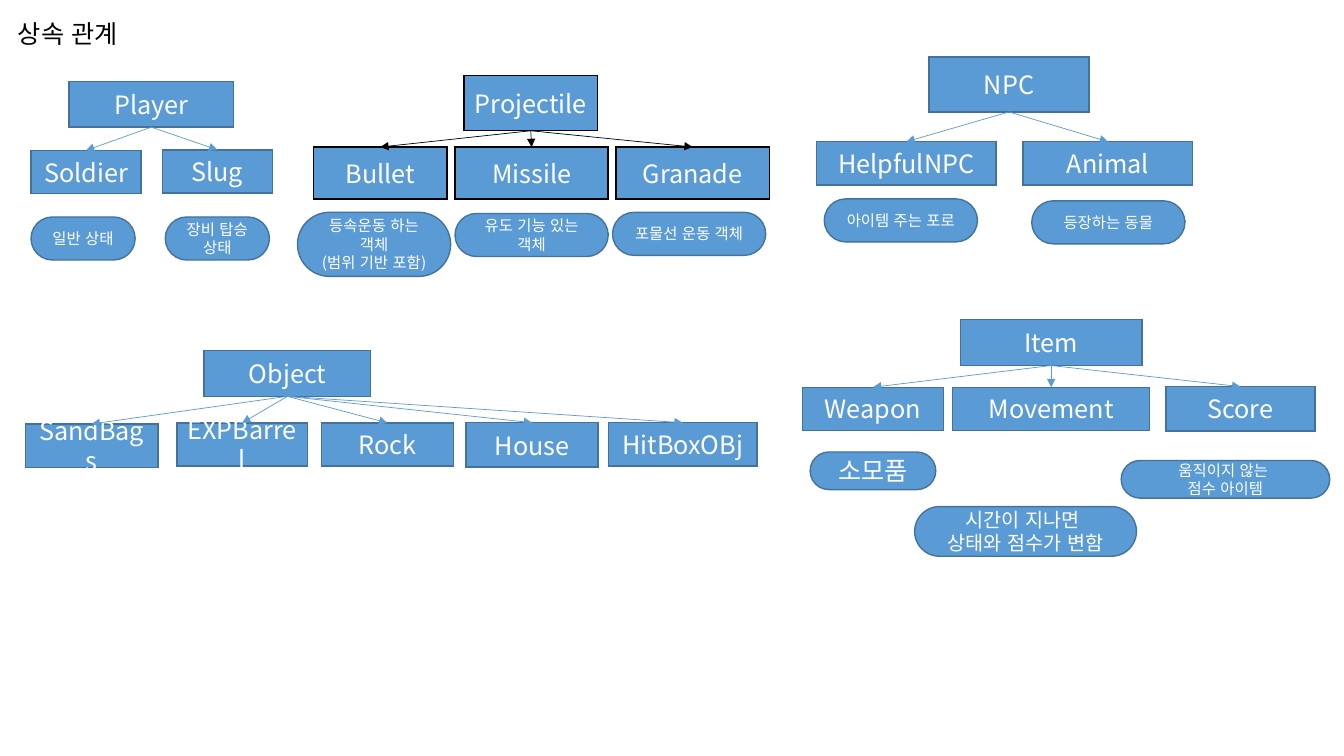
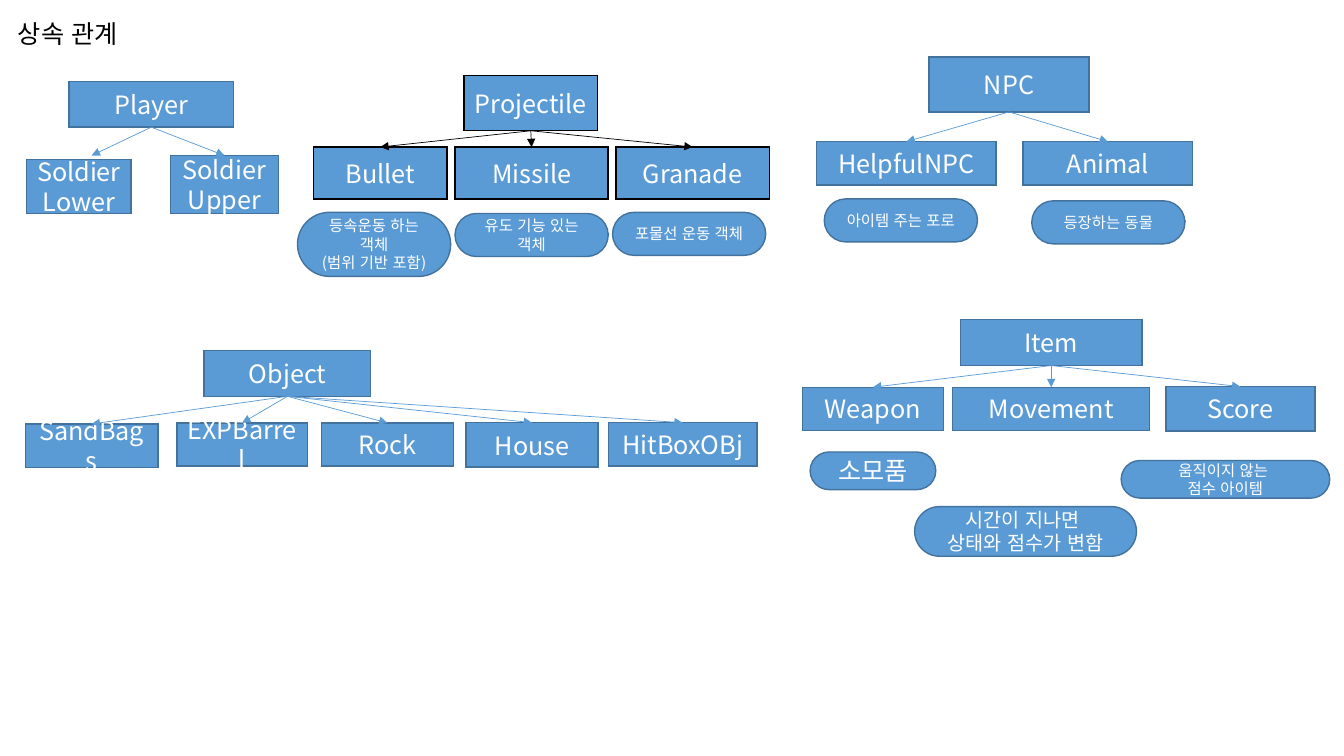
Before and after one commit to KitchenGun/DX2D-METALSLUG, a slide deck: slide 4 of 기획 문서/FrameWork.pptx. Drawn at 1344x756 pixels with LibreOffice and Linux fonts; fonts in the diff are those of the drawing. Boxes give left, top, right and bottom in pixels: in the first picture for what was removed or moved away, otherwise in the second. Text is boxed around its words. In the diff, an @@ line names an element or a change of style, - is before the commit and + after.

```diff
--- a/기획 문서/FrameWork.pptx
+++ b/기획 문서/FrameWork.pptx
@@ arrow moved from (151, 127) - (86, 150) to (151, 127) - (92, 155) @@
@@ arrow moved from (151, 127) - (218, 150) to (151, 127) - (225, 155) @@
@@ rectangle added at (x1=26, y1=160, x2=131, y2=214), fill #5B9BD5, outline #43739E 1 pt, 18 pt, text #FFFFFF @@
+SoldierLower
@@ rectangle removed at (x1=31, y1=150, x2=141, y2=194) @@
-Soldier
@@ rectangle removed at (x1=162, y1=150, x2=272, y2=194) @@
-Slug
@@ rectangle added at (x1=170, y1=155, x2=278, y2=213), fill #5B9BD5, outline #43739E 1 pt, 18 pt, text #FFFFFF @@
+SoldierUpper
@@ rounded rectangle removed at (x1=31, y1=217, x2=135, y2=260) @@
-일반 상태
@@ rounded rectangle removed at (x1=165, y1=217, x2=269, y2=260) @@
-장비 탑승 상태
```
Also in this commit, not shown: 22 other files.
